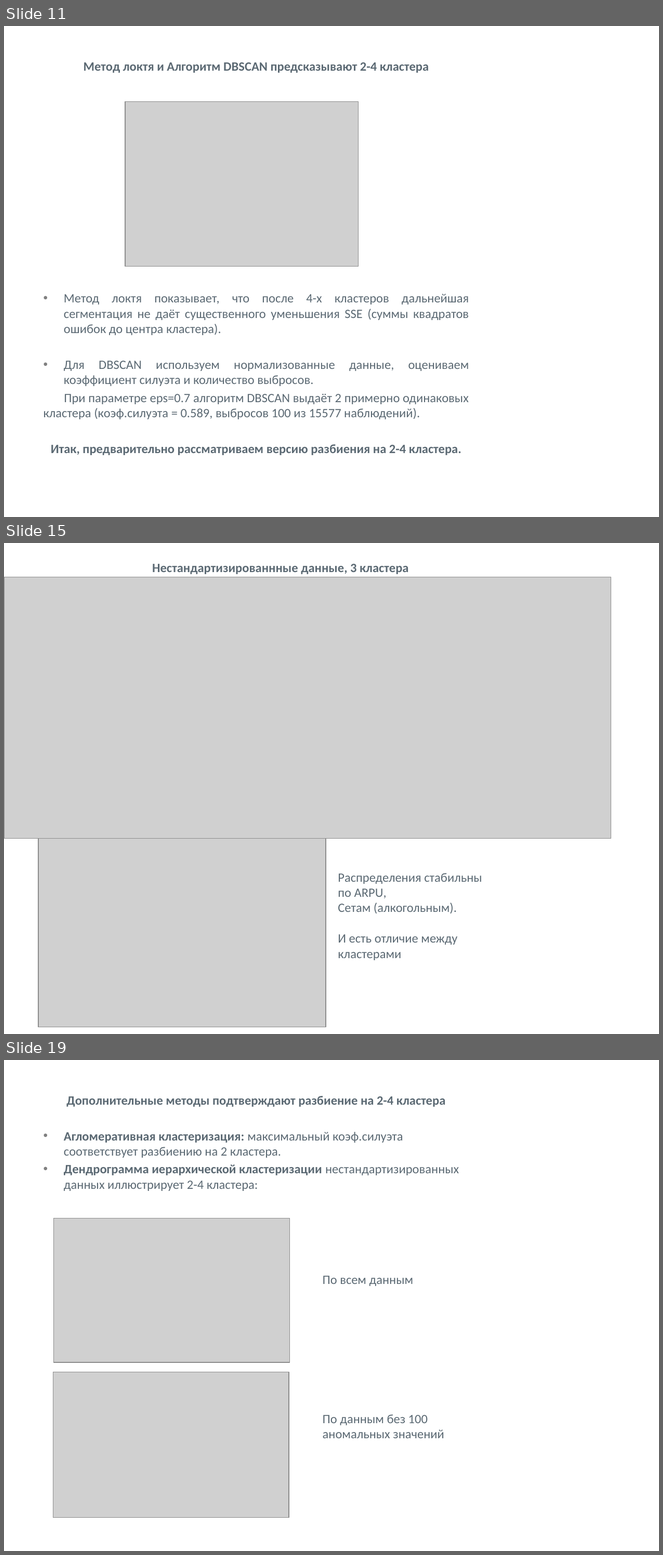
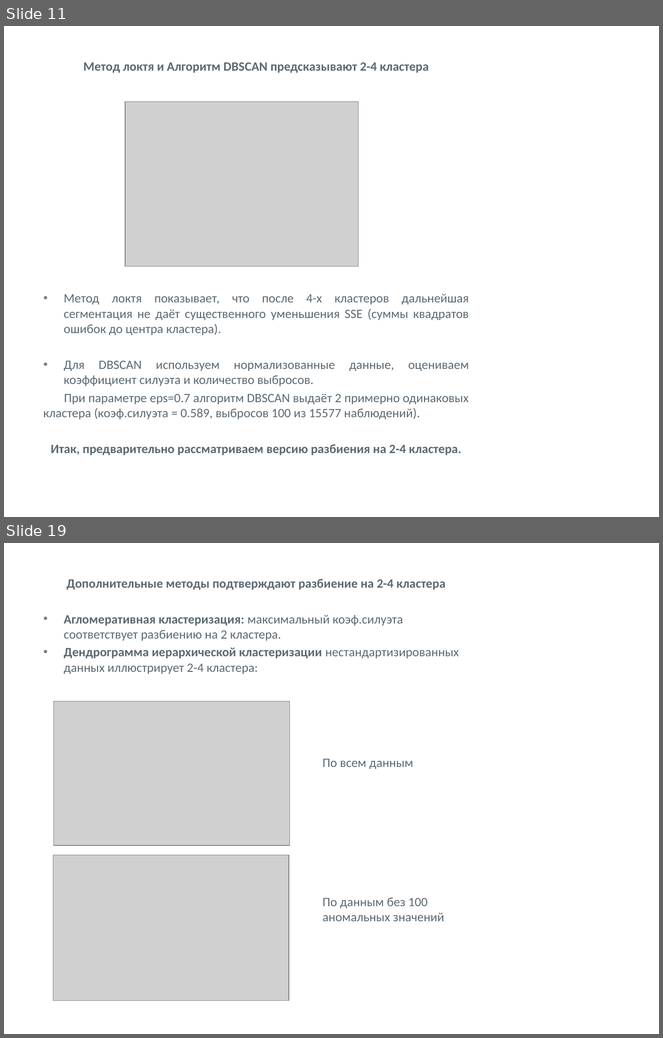
Before and after one commit to Viktoriia2020/Viktoriia, a slide deck: Презентация проекта.pptx. Shown one above the other, each under a label of ours: slides 11, 15 and 19 before the commit, slides 11 and 19 after it; the slides between them are not shown. The pictures are 663x1555 and 663x1038 pixels, drawn with LibreOffice and Linux fonts; fonts in the diff are those of the drawing; grey boxes stand for pictures; background and template pictures are left out. Boxes give left, top, right and bottom in pixels: in the first picture for what was removed or moved away, otherwise in the second. Text is boxed around its words. In the diff, an @@ line names an element or a change of style, - is before the commit and + after.

```diff
--- a/Презентация проекта.pptx
+++ b/Презентация проекта.pptx
@@ slide 15 removed at (4, 543, 659, 1034), background #FFFFFF @@
@@ text removed at (152, 564, 409, 574) @@
-Нестандартизированнные данные, 3 кластера
@@ picture removed at (5, 577, 611, 838) @@
@@ picture removed at (39, 838, 326, 1027) @@
@@ text removed at (338, 873, 482, 961) @@
-Распределения стабильны
-по ARPU,
-Сетам (алкогольным).
-И есть отличие между кластерами
```
Also in this commit, not shown: 11 slides changed, 1 slide added.
